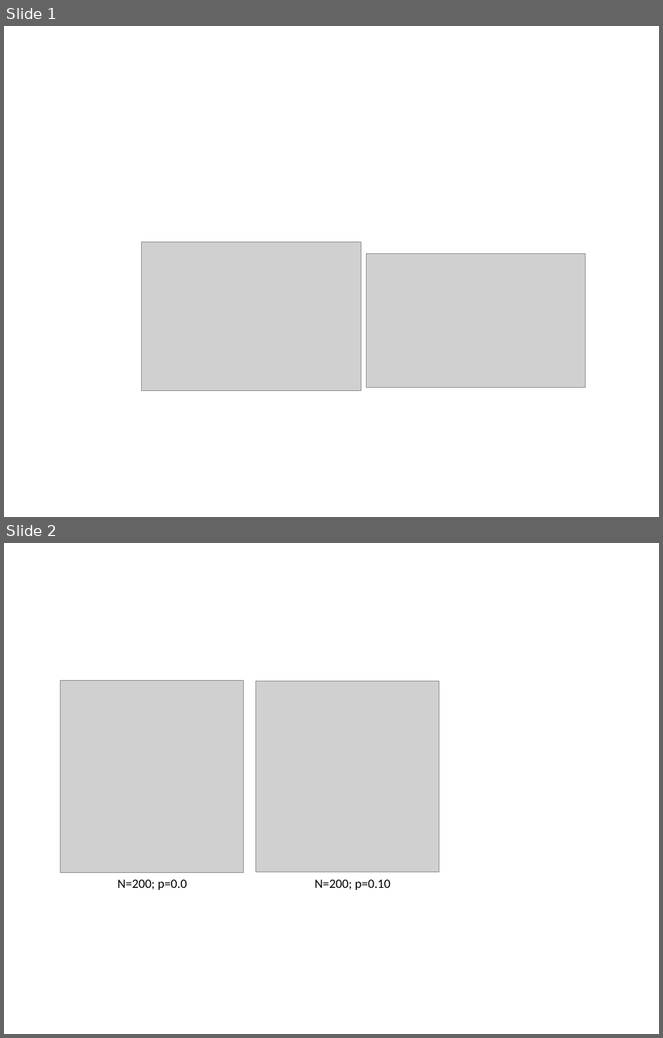
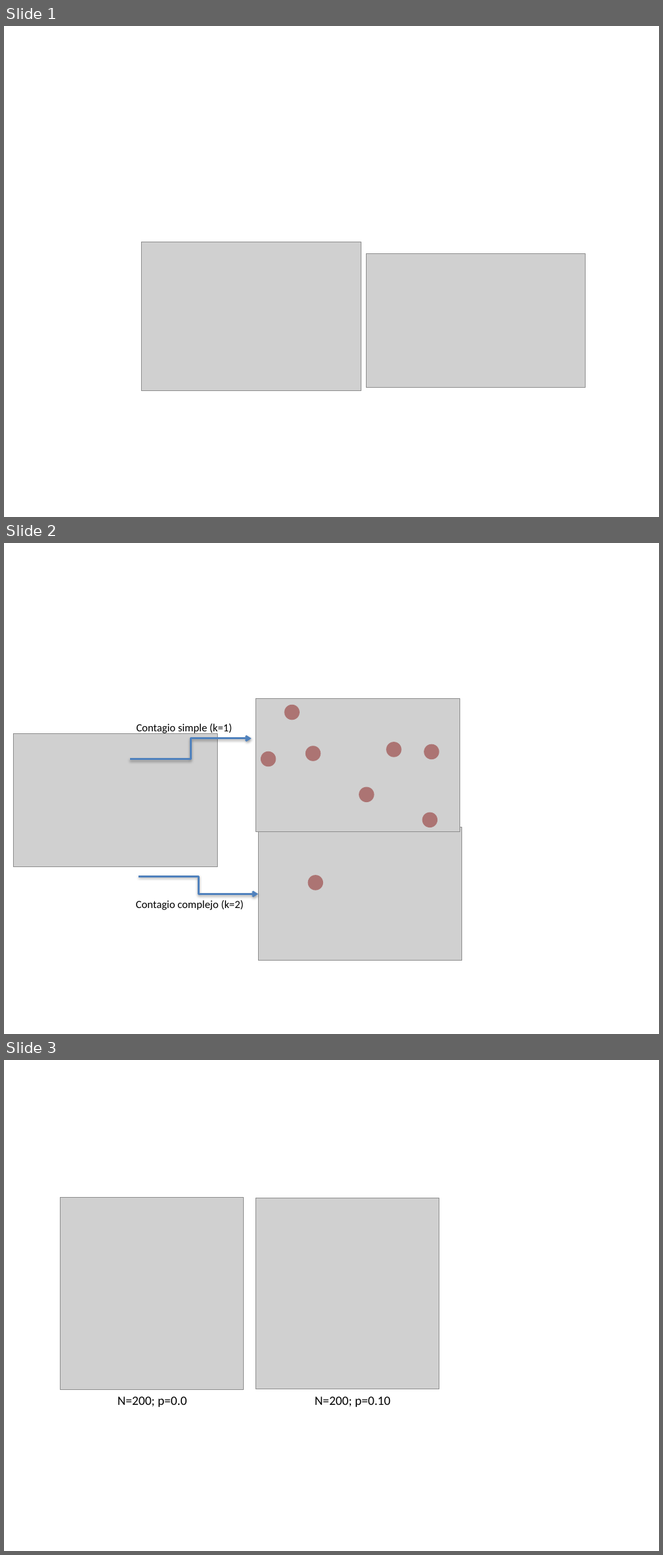
Before and after one commit to GuilleUCM/SOC, a slide deck: images/paraEsquemasYFiguras.pptx. Shown one above the other, each under a label of ours: slides 1 and 2 before the commit, slides 1, 2 and 3 after it. The pictures are 663x1038 and 663x1555 pixels, drawn with LibreOffice and Linux fonts; fonts in the diff are those of the drawing; grey boxes stand for pictures. Boxes give left, top, right and bottom in pixels: in the first picture for what was removed or moved away, otherwise in the second. Text is boxed around its words. In the diff, an @@ line names an element or a change of style, - is before the commit and + after.

Commit message:
Termianda la parte de modelos de contagio complejos Subidas nuevas simulaciones de Netlogo

```diff
--- a/images/paraEsquemasYFiguras.pptx
+++ b/images/paraEsquemasYFiguras.pptx
@@ slide 2 added at (4, 543, 659, 1034), background #FFFFFF @@
@@ picture added at (256, 699, 460, 832) @@
@@ ellipse added at (284, 705, 300, 720), fill #953735 at 60% opacity @@
@@ picture added at (13, 733, 217, 867) @@
@@ text added at (137, 724, 232, 735), 12 pt, text #000000 @@
+Contagio simple (k=1)
@@ elbow arrow added from (130, 759) to (252, 739), #4F81BD 2 pt @@
@@ ellipse added at (261, 752, 276, 767), fill #953735 at 60% opacity @@
@@ ellipse added at (306, 746, 321, 761), fill #953735 at 60% opacity @@
@@ ellipse added at (387, 742, 402, 757), fill #953735 at 60% opacity @@
@@ ellipse added at (424, 744, 439, 759), fill #953735 at 60% opacity @@
@@ ellipse added at (359, 787, 374, 802), fill #953735 at 60% opacity @@
@@ ellipse added at (422, 812, 437, 827), fill #953735 at 60% opacity @@
@@ picture added at (258, 827, 462, 960) @@
@@ elbow arrow added from (139, 876) to (258, 894), #4F81BD 2 pt @@
@@ ellipse added at (308, 875, 323, 890), fill #953735 at 60% opacity @@
@@ text added at (136, 901, 244, 910), 12 pt, text #000000 @@
+Contagio complejo (k=2)
@@ what was slide 2 is now slide 3 @@
```
Also in this commit, not shown: 5 other files.
